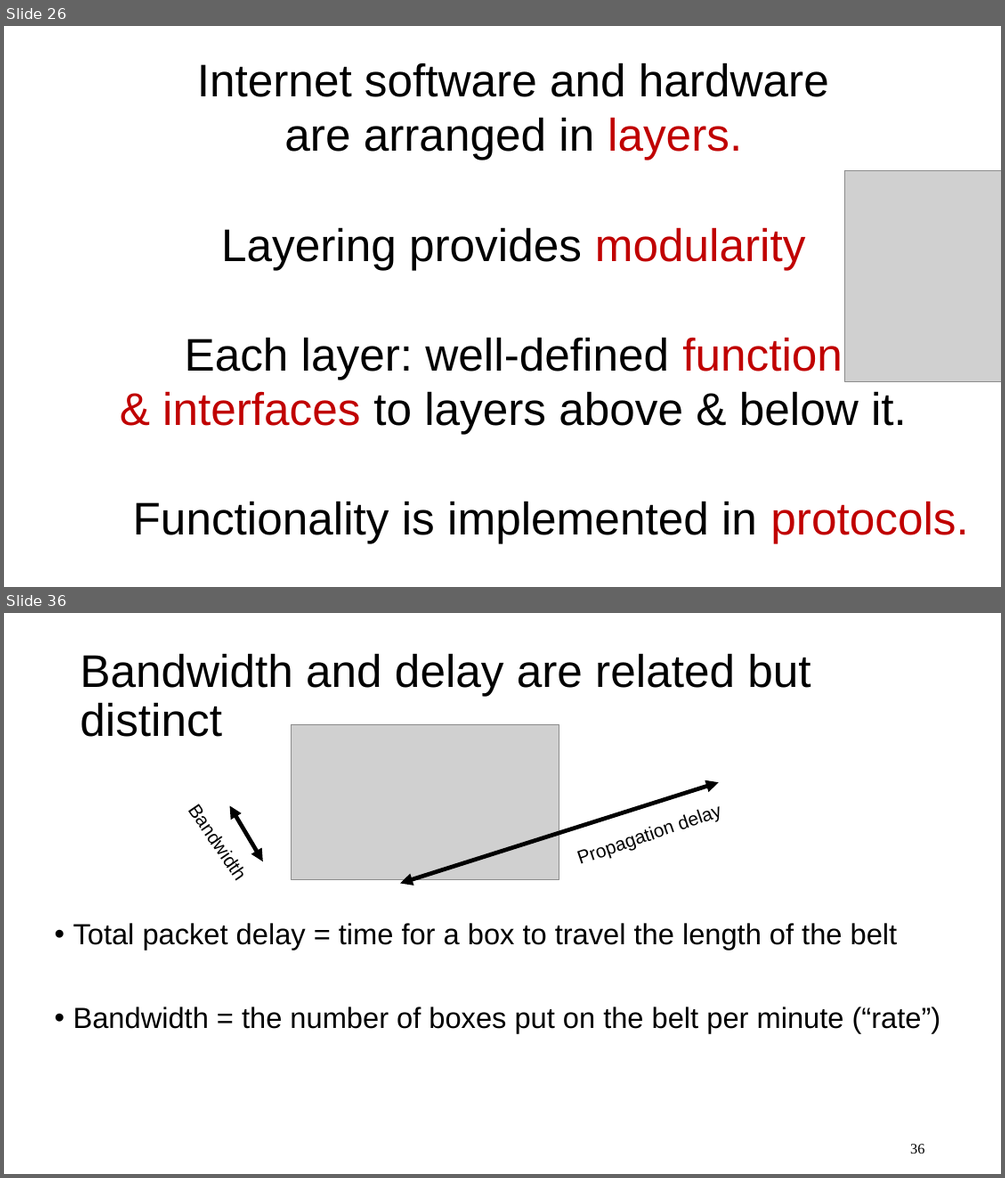
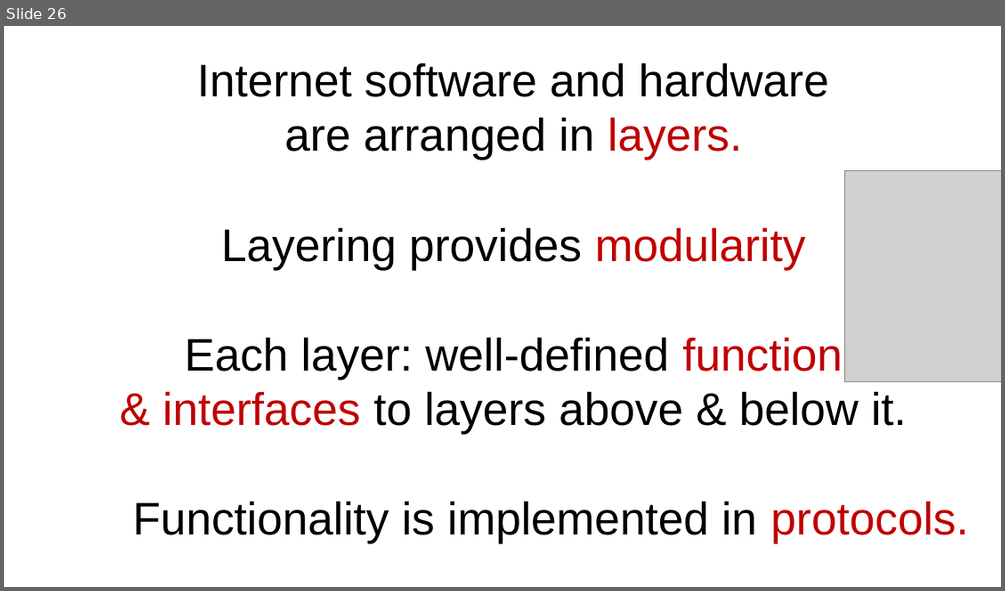
Before and after one commit to ngsrinivas/coursegen, a slide deck: ex/352-F24/staging/352-F24/lectures/02-switching-layering-measurement.pptx. Shown one above the other, each under a label of ours: slides 26 and 36 before the commit, slide 26 after it; the slides between them are not shown. The pictures are 1005x1178 and 1005x591 pixels, drawn with LibreOffice and Linux fonts; fonts in the diff are those of the drawing; grey boxes stand for pictures. Boxes give left, top, right and bottom in pixels: in the first picture for what was removed or moved away, otherwise in the second. Text is boxed around its words. In the diff, an @@ line names an element or a change of style, - is before the commit and + after.

```diff
--- a/ex/352-F24/staging/352-F24/lectures/02-switching-layering-measurement.pptx
+++ b/ex/352-F24/staging/352-F24/lectures/02-switching-layering-measurement.pptx
@@ slide 36 removed at (4,613,1001,1174), background #FFFFFF @@
@@ text removed at (80,653,810,737) @@
-Bandwidth and delay are related but distinct
@@ picture removed at (291,724,558,880) @@
@@ text removed at (177,791,263,897) @@
-Bandwidth
@@ double arrow removed from (719, 782) to (400, 883) @@
@@ text removed at (566,779,770,875) @@
-Propagation delay
@@ double arrow removed from (230, 806) to (263, 861) @@
@@ text removed at (73,923,941,1033) @@
-• Total packet delay = time for a box to travel the length of the belt
-• Bandwidth = the number of boxes put on the belt per minute (“rate”)
@@ page number removed at (910,1143,924,1153) @@
-36
```
Also in this commit, not shown: 13 other slides removed, 4 other files.
